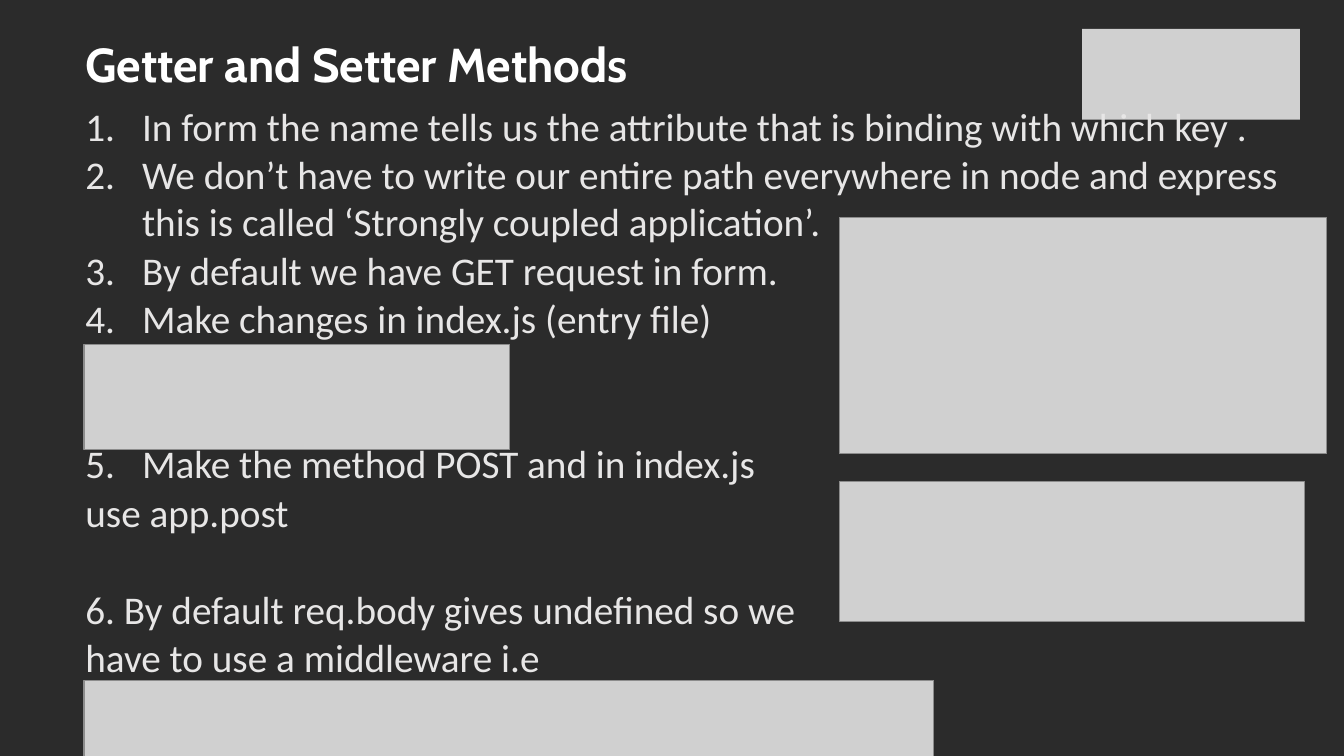
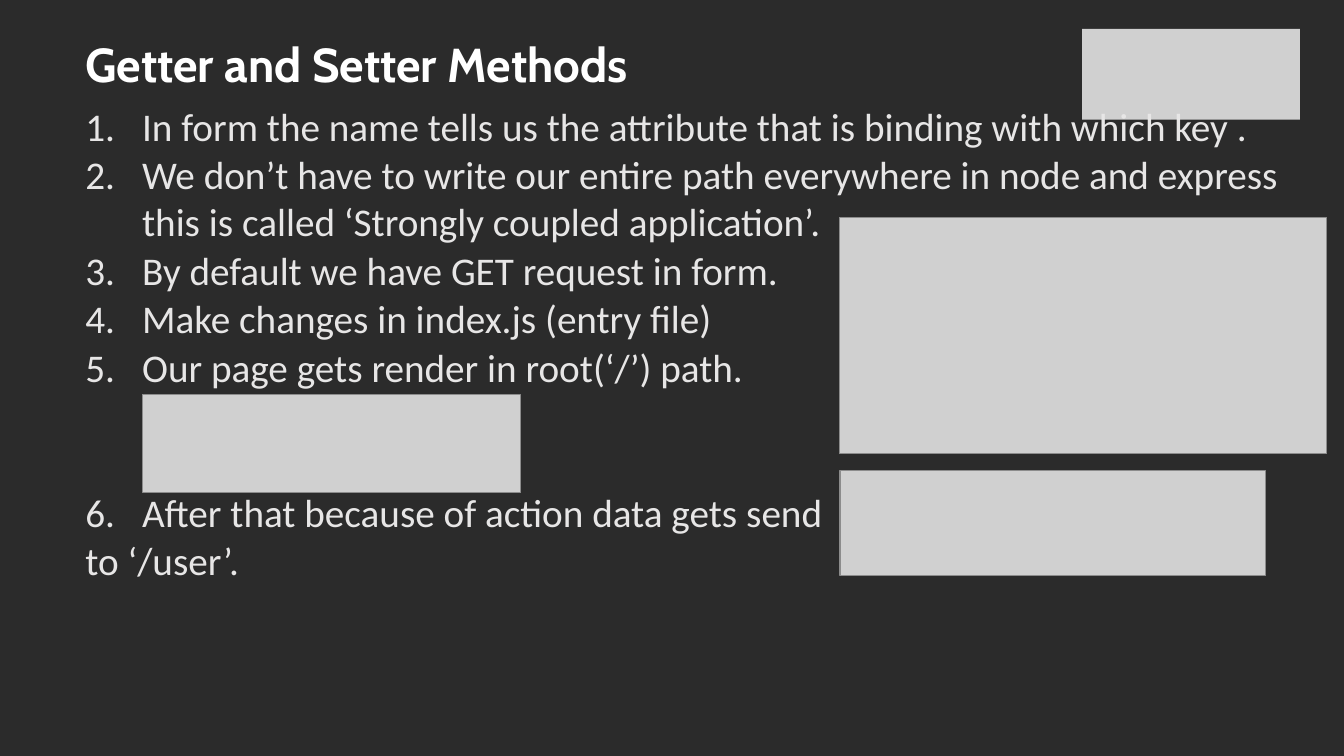
Before and after one commit to SachinBarpanda/glaBackend, a slide deck: slide 18 of NodeJS.pptx. Drawn at 1344x756 pixels with LibreOffice and Linux fonts; fonts in the diff are those of the drawing; grey boxes stand for pictures; background and template pictures are left out; a plain dark background stands for a picture behind light text. Boxes give left, top, right and bottom in pixels: in the first picture for what was removed or moved away, otherwise in the second. Text is boxed around its words. In the diff, an @@ line names an element or a change of style, - is before the commit and + after.

```diff
--- a/NodeJS.pptx
+++ b/NodeJS.pptx
@@ text at <box>85,353,822,577</box>: text changed @@
-5. Make the method POST and in index.js
-use app.post
-6. By default req.body gives undefined so we
-have to use a middleware i.e
+5. Our page gets render in root(‘/’) path.
+6. After that because of action data gets send
+to ‘/user’.
@@ picture added at <box>143,395,521,493</box> @@
@@ picture: place and size @@
-picture at <box>84,345,509,451</box>
+picture at <box>840,471,1265,577</box>
@@ picture removed at <box>840,482,1305,622</box> @@
@@ picture removed at <box>84,681,934,756</box> @@
```
Also in this commit, not shown: 1 other slide changed, 6 slides added, 50 other files.
